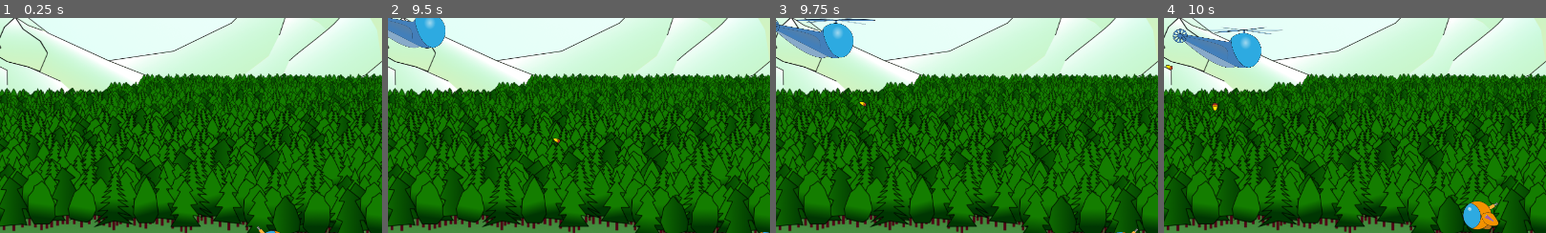
Above: before the commit, frames 1-4 (left to right).
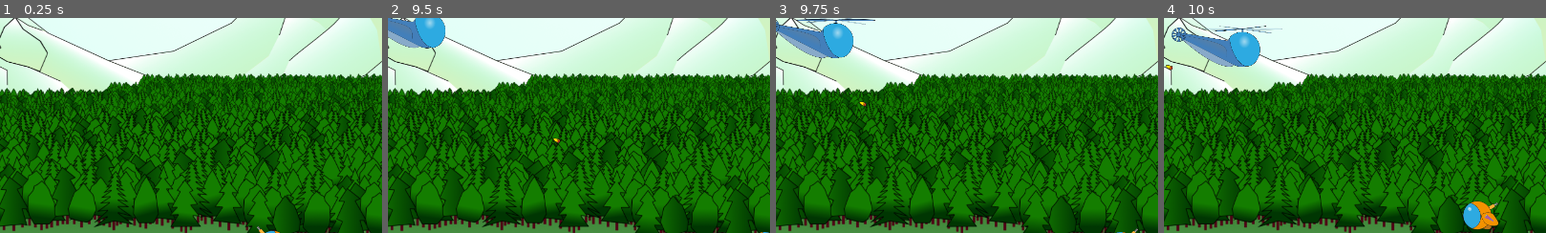
Above: after the commit, the same moments.

Repository: Jeremiejade/rose
Game: Godot game, scene res://scenes/Level/level.tscn
Same seed, same stepped clock (60 frames per second), same inputs: the game is played once before the commit and once after it. This scene is started directly instead of the project's main scene.
Inputs (mouse positions are % of the whole screen's width and height, from its top left):
- Up to frame 1 (0.25 s): no input
- Up to frame 2 (9.5 s): tap Enter at 0.5 s; move the mouse to (72, 45) at 0.52 s; hold D (move_right) 0.53-2.03 s; click (72, 45) at 0.6 s; tap Space (jump) at 0.77, 1.52, 3.02, 3.77, 4.52, 6.02, 6.77, 7.52, 9.02 s; move the mouse to (30, 55) at 1.27 s; click (30, 55) at 1.35 s; move the mouse to (60, 28) at 2.02 s; hold A (move_left) 2.03-2.78 s; click (60, 28) at 2.1 s; move the mouse to (45, 70) at 2.77 s; hold D (move_right) 2.78-4.28 s; click (45, 70) at 2.85 s; move the mouse to (80, 65) at 3.52 s; click (80, 65) at 3.6 s; move the mouse to (20, 35) at 4.27 s; hold A (move_left) 4.28-5.03 s; click (20, 35) at 4.35 s; move the mouse to (55, 50) at 5.02 s; hold D (move_right) 5.03-5.78 s; click (55, 50) at 5.1 s; move the mouse to (35, 25) at 5.77 s; hold A (move_left) 5.78-7.28 s; click (35, 25) at 5.85 s; move the mouse to (72, 45) at 6.52 s; click (72, 45) at 6.6 s; move the mouse to (30, 55) at 7.27 s; hold D (move_right) from 7.28 s (still down); click (30, 55) at 7.35 s; move the mouse to (60, 28) at 8.02 s; click (60, 28) at 8.1 s; move the mouse to (45, 70) at 8.77 s; click (45, 70) at 8.85 s
- Up to frame 3 (9.75 s): move the mouse to (80, 65) at 9.52 s; release D (move_right) at 9.53 s; hold A (move_left) from 9.53 s (still down); click (80, 65) at 9.6 s
- Up to frame 4 (10 s): keep holding A (move_left); tap Space (jump) at 9.77 s
The pictures show only the part of the screen within x 20-70%, y 39-89%; the shares and areas given below are measured in that part.

Frames 1-3 are identical in both runs. In frame 4, 1.1% of the frame differs, in the area x 2-31%, y 3-44%.

Commit message:
improve copter

Diff:
--- a/scenes/enemies/enemy_copter.gd
+++ b/scenes/enemies/enemy_copter.gd
@@ -1,6 +1,6 @@
 extends CharacterBody2D
 
-@export var health := 30
+@export var health := 60
 @export var direction := 1
 @export var verticalAmplitude = 300
 @export var limiteToDespawn: float
@@ -8,13 +8,20 @@
 const NAME = 'copter'
 const SPEED = 200.0
 
-var state := 'fly'
+const STATES = {
+	'fly':'fly',
+	'attack': 'attack',
+	'explode': 'explode',
+	'dead': 'dead',
+}
+
+var state := STATES.fly
 var verticalDirection := 1
 var initialPosition: Vector2
 
-var isAttacking := false
 var attackIsLaunched := false
 var reloadingTime := 3
+var roseGLobalePosition: Vector2
 
 signal on_despawn
 signal on_death
@@ -24,6 +31,7 @@
 
 func _ready() -> void:
 	$AnimationPlayer.play("rotate_back")
+	roseGLobalePosition = gameConfig.rose.global_position
 	initialPosition = position
 	if direction == 1:
 		$copter.scale.x = -1
@@ -41,53 +49,57 @@
 
 func _physics_process(delta: float) -> void:
 	if health <= 0:
-		state = "dead"
-
-	if state == "fly":
+		state = STATES.dead
+	if state == STATES.fly:
 		velocity.x = direction * SPEED
 		velocity.y = verticalDirection * SPEED/2
 		manageVerticalDirection()
-		canAttack()
-		if !attackIsLaunched and isAttacking:
+
+	if state == STATES.attack:
+		velocity.x =  move_toward(velocity.x, 0, SPEED * delta)
+		velocity.y =  move_toward(velocity.y, 0, SPEED * delta)
+		if !attackIsLaunched:
 			launchAttack()
-	if state == 'dead':
+	if state == STATES.dead:
 		if is_on_floor():
-			state = 'explode'
+			state = STATES.explode
 		velocity.x += direction * SPEED/2 * delta
 		velocity.y += SPEED * 3 * delta
 
 		if abs(rotation) < PI/4:
 			rotation += PI/4 * delta * direction
-	if state == 'explode':
+	if state == STATES.explode:
 		velocity = Vector2(0, 0)
-
+	manageAttack()
 	handleAnimation()
 	move_and_slide()
 	manageDespawn()
 
 func handleAnimation():
-	if state == 'explode':
+	if state == STATES.explode:
 		$ExplosionAnimation.visible = true
 		$ExplosionAnimation.play("boom")
 
-func canAttack() -> void:
-	var roseGLobalePosition = gameConfig.rose.global_position
-	if abs(global_position - roseGLobalePosition).x < SPEED and !isAttacking:
-		isAttacking = true
+func manageAttack():
+	if(isNearFromTarget(100) and !attackIsLaunched):
+		state = STATES.attack
+		pass
+
+func isNearFromTarget(distance: float) -> bool:
+	return abs(global_position - roseGLobalePosition).x < distance
 
 func launchAttack():
 	attackIsLaunched = true
 	for _i in range(3):
-		if state != 'fly':
+		if state != STATES.attack:
 			break
-		var intialPos = global_position.x
 		await get_tree().create_timer(0.5).timeout
 		var bullet_instance = BULLET_GUN.instantiate()
 		get_tree().root.add_child(bullet_instance)
 		bullet_instance.position = global_position
-	await get_tree().create_timer(reloadingTime).timeout
-	attackIsLaunched = false
-	isAttacking = false
+	# await get_tree().create_timer(reloadingTime).timeout
+	if state == STATES.attack:
+		state = STATES.fly
 
 
 func manageDespawn():
